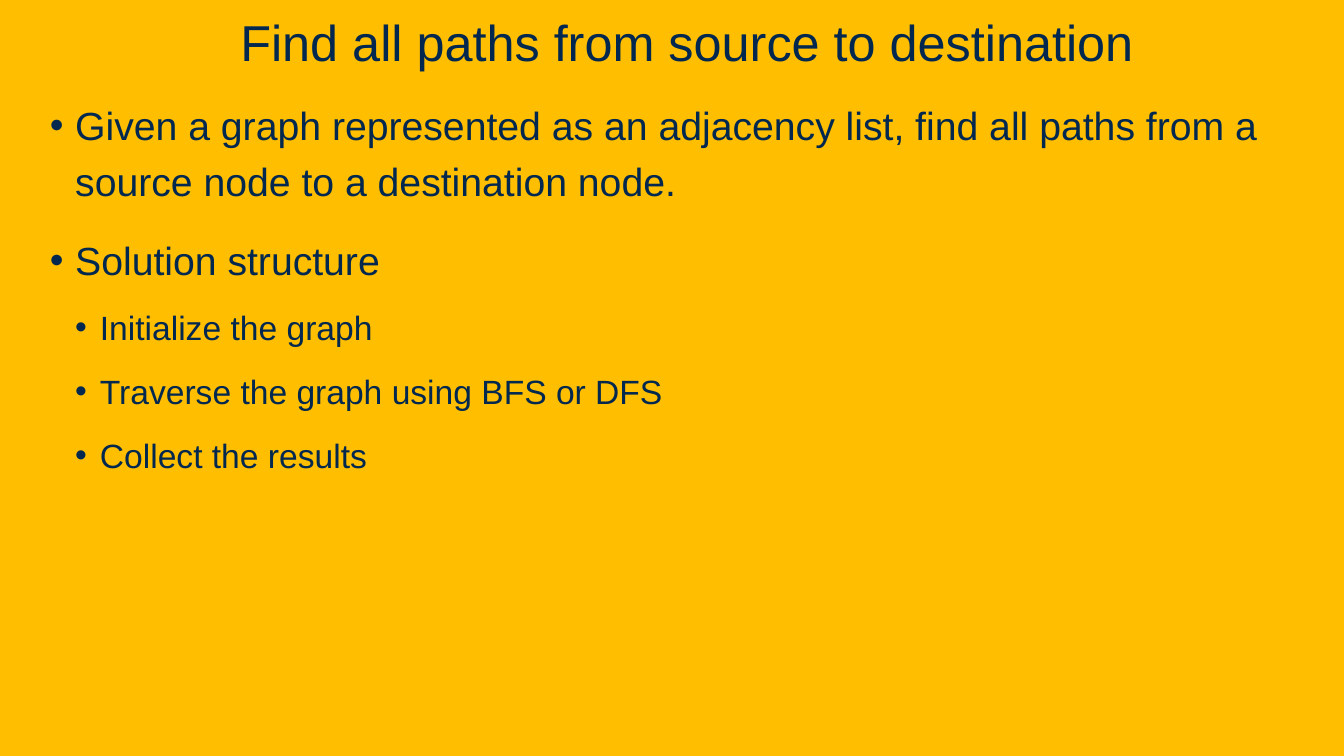
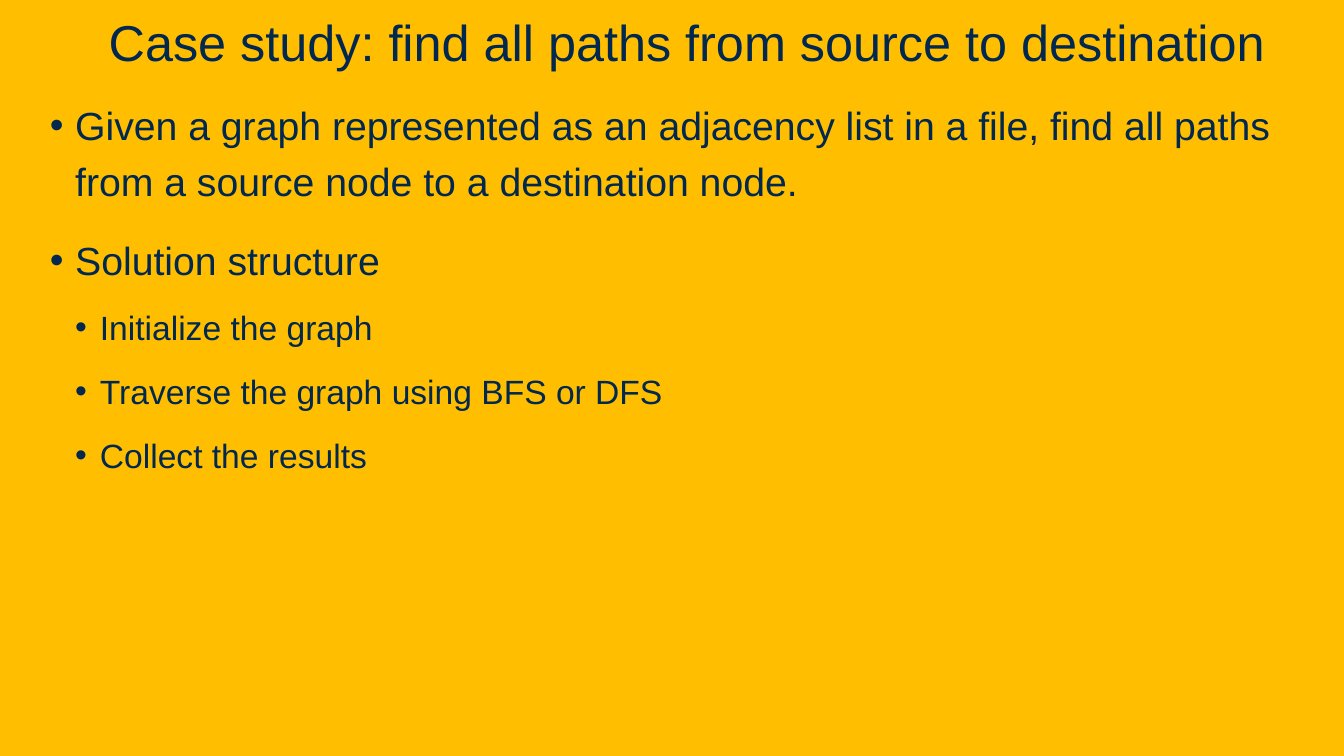
Before and after one commit to davsec-teaching/ECS160-Winter2025, a slide deck: slide 107 of slides/8_design_patterns.pptx (slide 93 before the commit). Drawn at 1344x756 pixels with LibreOffice and Linux fonts; fonts in the diff are those of the drawing; background and template pictures are left out. Boxes give left, top, right and bottom in pixels: in the first picture for what was removed or moved away, otherwise in the second. Text is boxed around its words. In the diff, an @@ line names an element or a change of style, - is before the commit and + after.

```diff
--- a/slides/8_design_patterns.pptx
+++ b/slides/8_design_patterns.pptx
@@ title at (x1=109, y1=24, x2=1265, y2=71): text changed @@
-Find all paths from source to destination
+Case study: find all paths from source to destination
@@ text at (x1=75, y1=111, x2=1270, y2=197): text changed @@
-• Given a graph represented as an adjacency list, find all paths from a source node to a destination node.
+• Given a graph represented as an adjacency list in a file, find all paths from a source node to a destination node.
```
Also in this commit, not shown: 15 other slides changed, 28 slides added, 2 slides removed.
